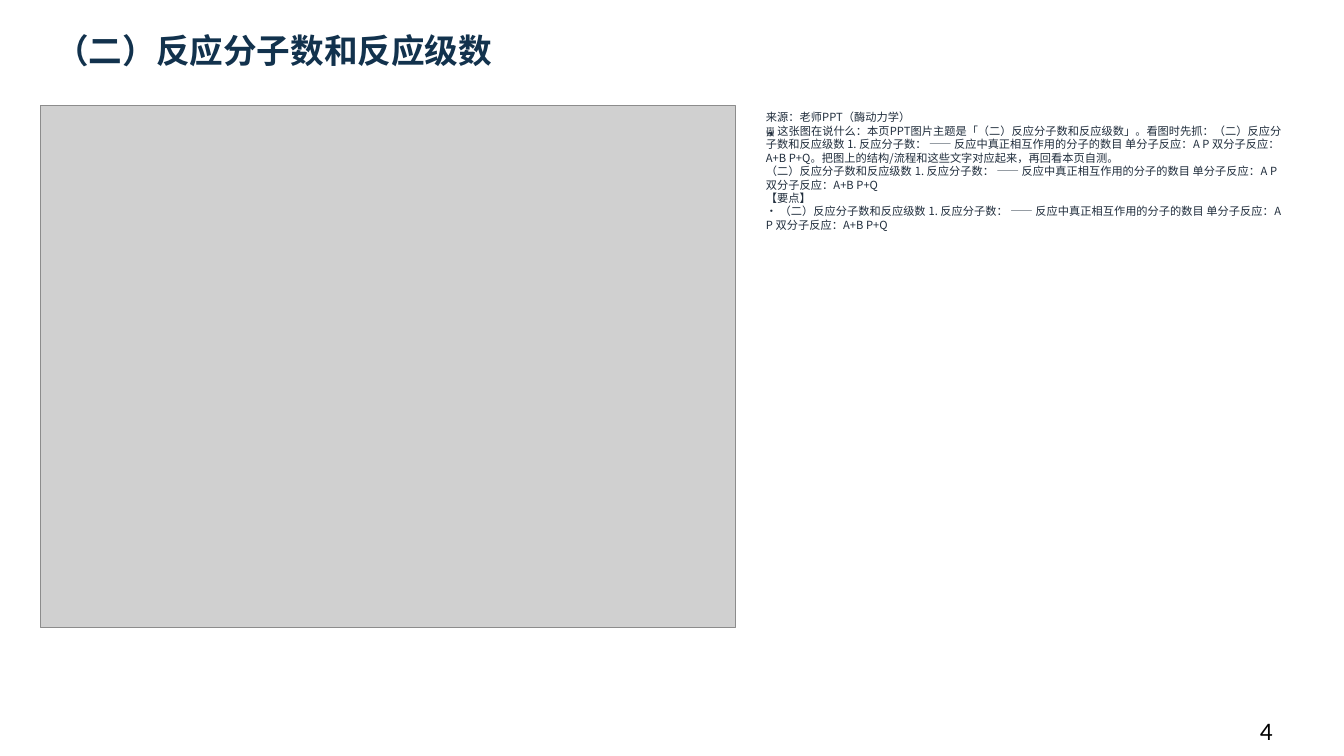
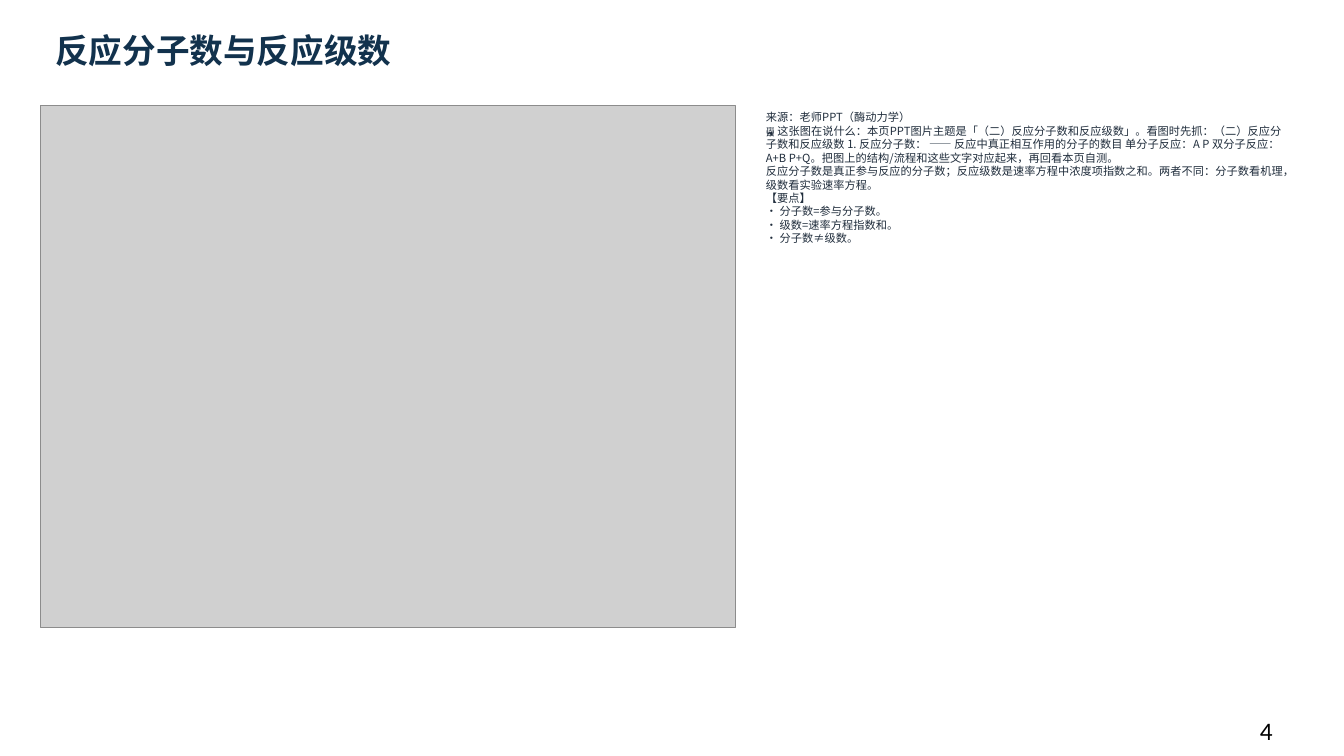
Before and after one commit to newkan-li/Biochemistry, a slide deck: slide 4 of downloads/bc07-ai-style.pptx. Drawn at 1344x756 pixels with LibreOffice and Linux fonts; fonts in the diff are those of the drawing; grey boxes stand for pictures. Boxes give left, top, right and bottom in pixels: in the first picture for what was removed or moved away, otherwise in the second. Text is boxed around its words. In the diff, an @@ line names an element or a change of style, - is before the commit and + after.

```diff
--- a/downloads/bc07-ai-style.pptx
+++ b/downloads/bc07-ai-style.pptx
@@ text at <box>55,34,391,66</box>: text changed @@
-（二）反应分子数和反应级数
+反应分子数与反应级数
@@ text at <box>766,111,1294,243</box>: text changed @@
-来源：老师PPT（酶动力学）
-🖼 这张图在说什么：本页PPT图片主题是「（二）反应分子数和反应级数」。看图时先抓：（二）反应分子数和反应级数 1. 反应分子数： —— 反应中真正相互作用的分子的数目 单分子反应：A P 双分子反应：A+B P+Q。把图上的结构/流程和这些文字对应起来，再回看本页自测。
-（二）反应分子数和反应级数 1. 反应分子数： —— 反应中真正相互作用的分子的数目 单分子反应：A P 双分子反应：A+B P+Q
-【要点】
-• （二）反应分子数和反应级数 1. 反应分子数： —— 反应中真正相互作用的分子的数目 单分子反应：A P 双分子反应：A+B P+Q
+来源：老师PPT（酶动力学）
+🖼 这张图在说什么：本页PPT图片主题是「（二）反应分子数和反应级数」。看图时先抓：（二）反应分子数和反应级数 1. 反应分子数： —— 反应中真正相互作用的分子的数目 单分子反应：A P 双分子反应：A+B P+Q。把图上的结构/流程和这些文字对应起来，再回看本页自测。
+反应分子数是真正参与反应的分子数；反应级数是速率方程中浓度项指数之和。两者不同：分子数看机理，级数看实验速率方程。
+【要点】
+• 分子数=参与分子数。
+• 级数=速率方程指数和。
+• 分子数≠级数。
```
Also in this commit, not shown: 24 other slides changed, 12 slides added, 10 other files.
